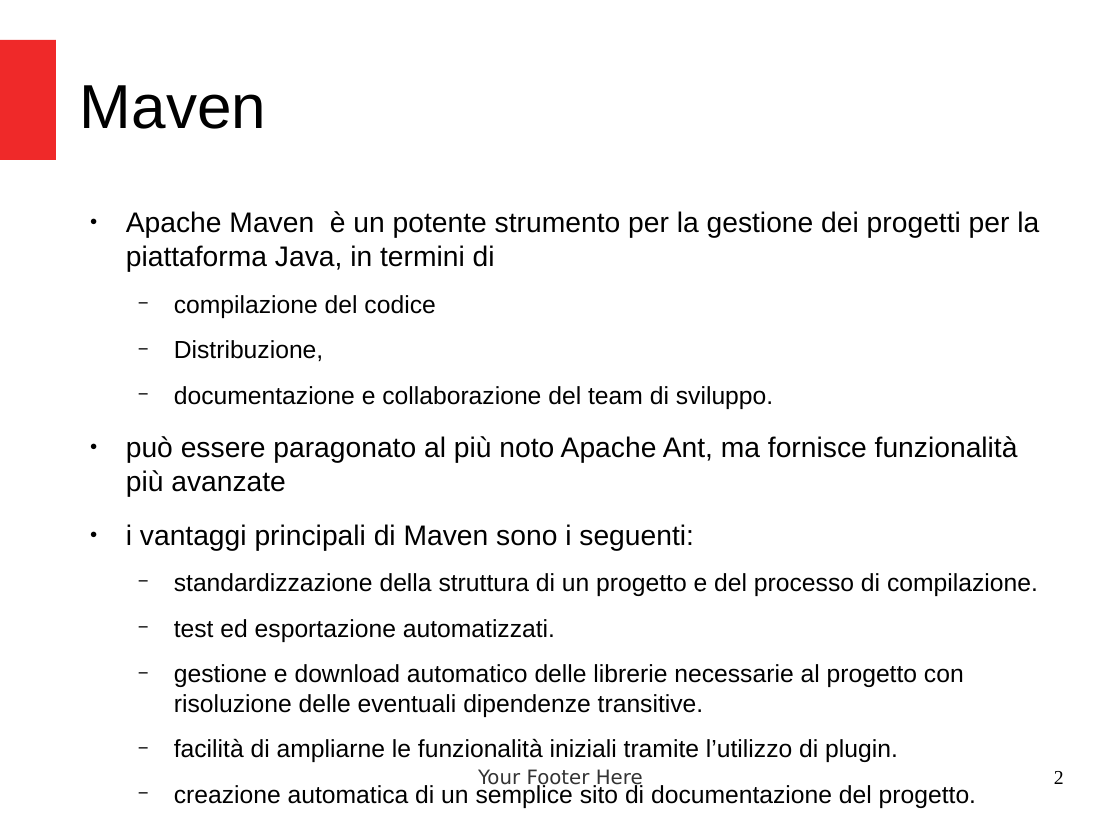
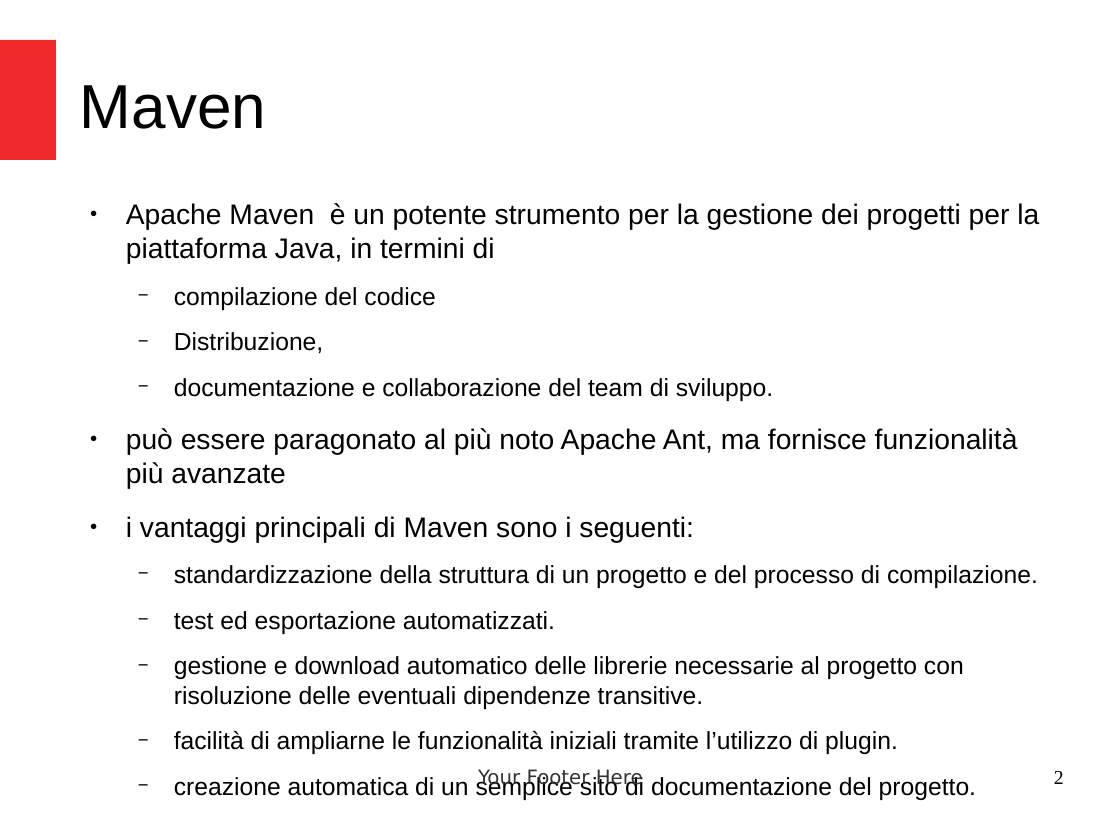
Before and after one commit to criluc/jdbc-tutorial, a slide deck: slide 2 of Introduzione a Maven.odp. Drawn at 1120x840 pixels with LibreOffice and Linux fonts; fonts in the diff are those of the drawing. Boxes give left, top, right and bottom in pixels: in the first picture for what was removed or moved away, otherwise in the second. Text is boxed around its words. In the diff, an @@ line names an element or a change of style, - is before the commit and + after.

```diff
--- a/Introduzione a Maven.odp
+++ b/Introduzione a Maven.odp
@@ text "Apache Maven è un potente ...": place and size @@
-text "Apache Maven è un potente ..." at (126, 211, 1039, 808)
+text "Apache Maven è un potente ..." at (126, 203, 1039, 800)
```
Also in this commit, not shown: 3 other files.
